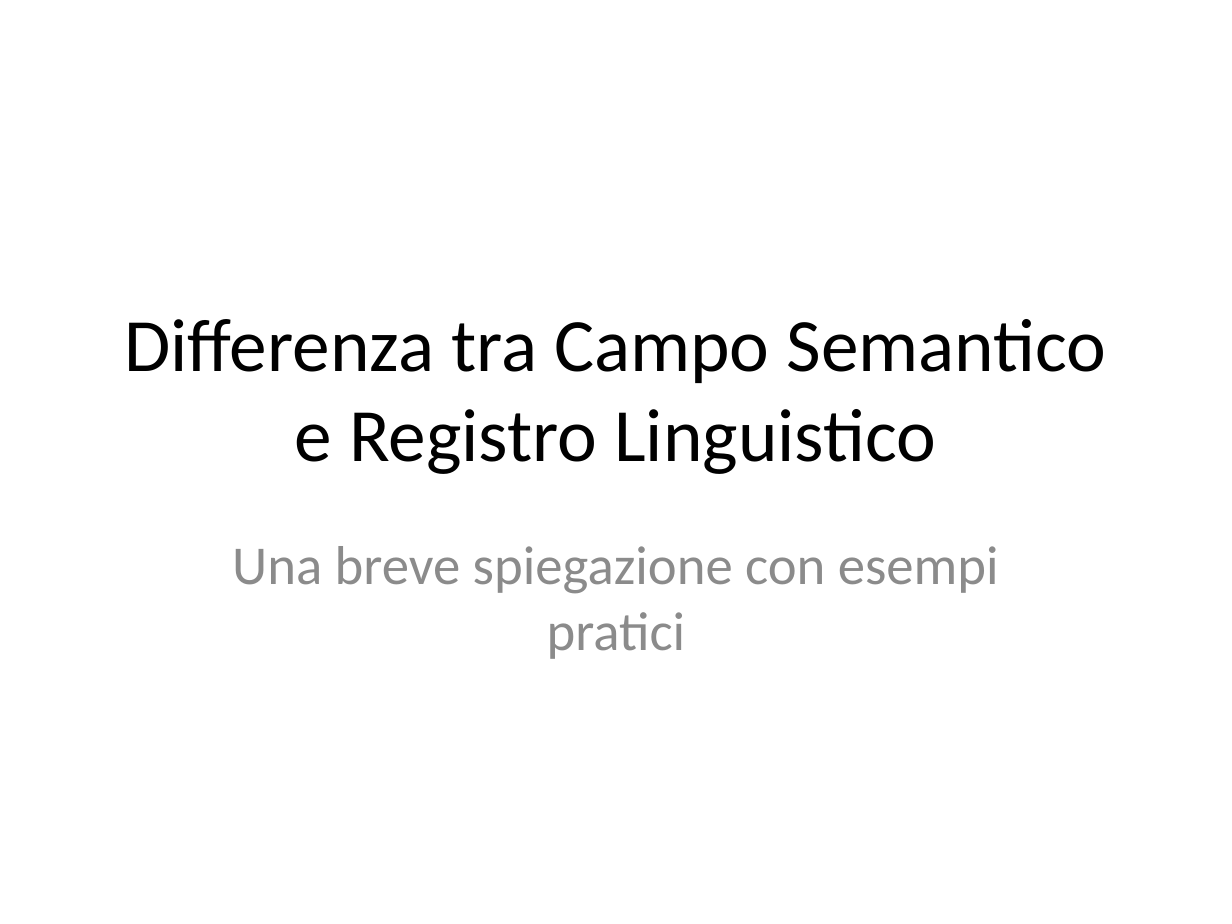
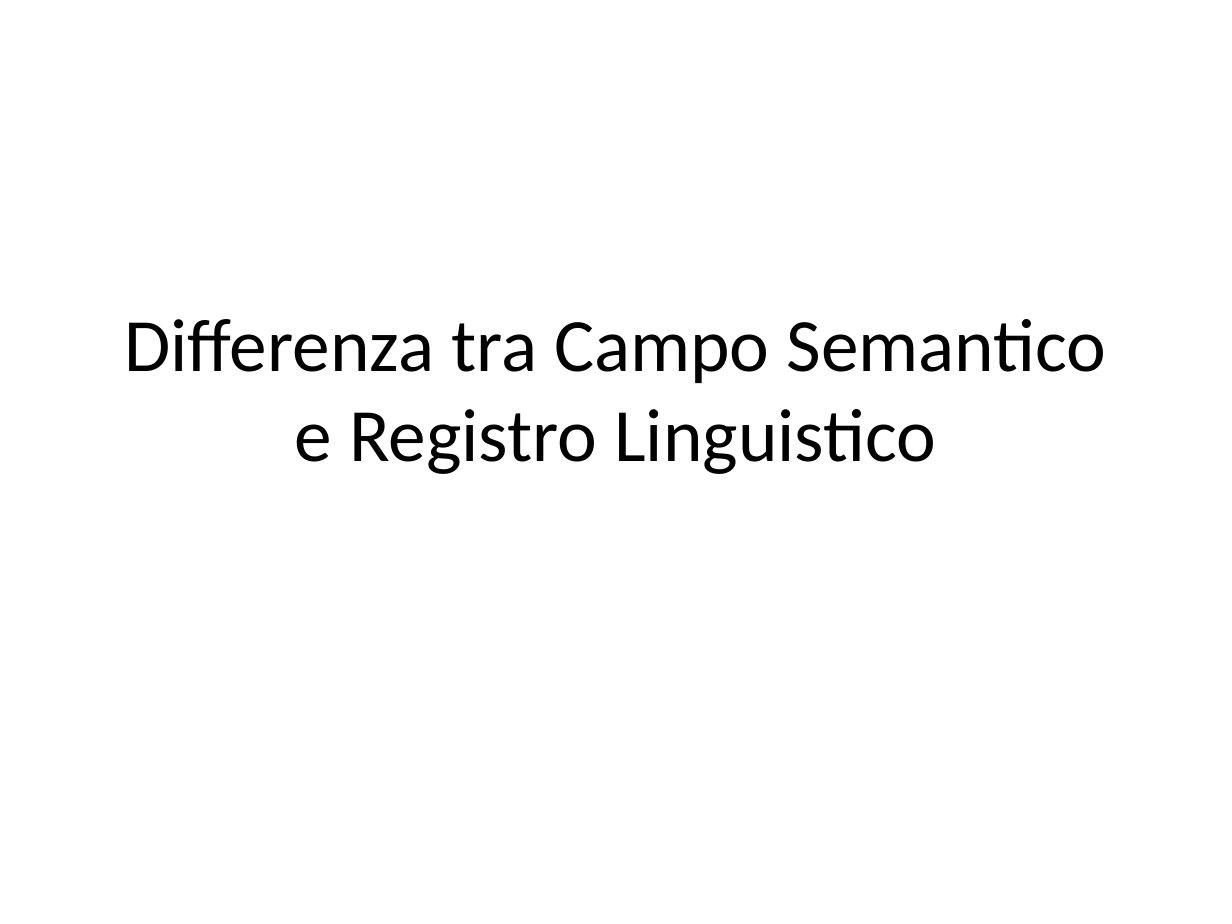
Before and after one commit to MandichRiccardo/Piccitto-2024-2025, a slide deck: slide 1 of differenza tra campo semantico e registro linguistico/differenza tra campo semantico e registro linguistico.pptx. Drawn at 1232x924 pixels with LibreOffice and Linux fonts; fonts in the diff are those of the drawing. Boxes give left, top, right and bottom in pixels: in the first picture for what was removed or moved away, otherwise in the second. Text is boxed around its words. In the diff, an @@ line names an element or a change of style, - is before the commit and + after.

```diff
--- a/differenza tra campo semantico e registro linguistico/differenza tra campo semantico e registro linguistico.pptx
+++ b/differenza tra campo semantico e registro linguistico/differenza tra campo semantico e registro linguistico.pptx
@@ subtitle removed at (232,546,999,659) @@
-Una breve spiegazione con esempi pratici
```
Also in this commit, not shown: 3 other files.
